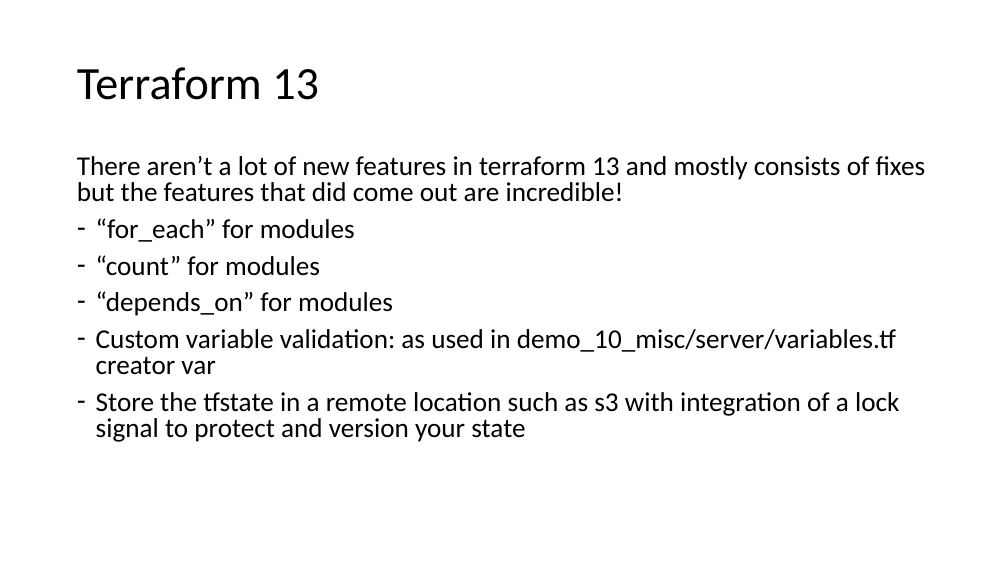
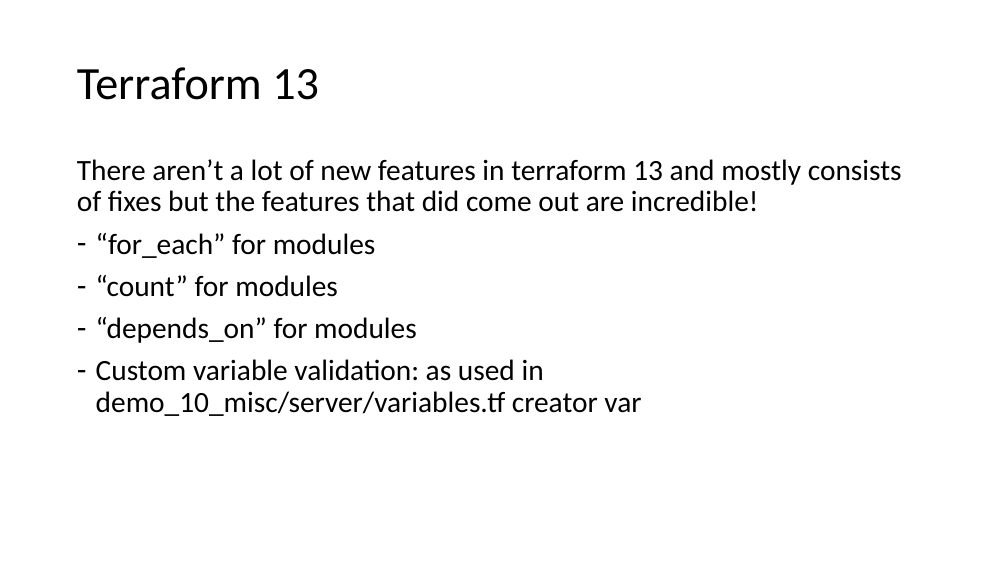
Before and after one commit to JohnMops/tf-demo, a slide deck: slide 21 of tf-demo-presentation.pptx (slide 22 before the commit). Drawn at 1008x567 pixels with LibreOffice and Linux fonts; fonts in the diff are those of the drawing. Boxes give left, top, right and bottom in pixels: in the first picture for what was removed or moved away, otherwise in the second. Text is boxed around its words. In the diff, an @@ line names an element or a change of style, - is before the commit and + after.

```diff
--- a/tf-demo-presentation.pptx
+++ b/tf-demo-presentation.pptx
@@ text "There aren’t a lot of ..." at [77, 159, 902, 416]: size 25.9 to 28 pt; line spacing 0.8 to 0.9 @@
@@ text at [96, 392, 899, 442]: paragraph removed @@
-– Store the tfstate in a remote location such as s3 with integration of a lock signal to protect and version your state
```
Also in this commit, not shown: 4 other slides changed, 1 slide removed, 11 other files.
